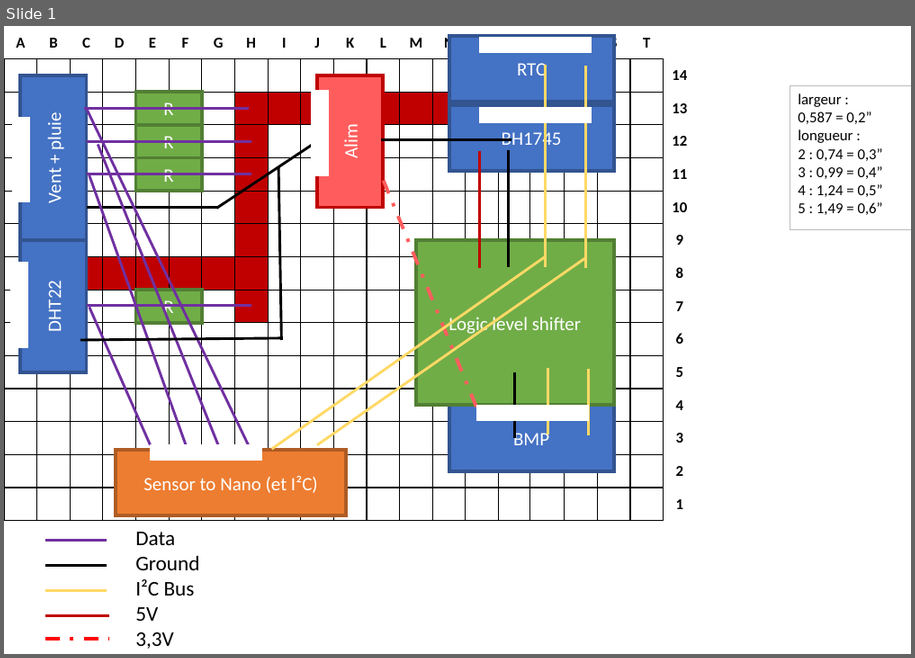
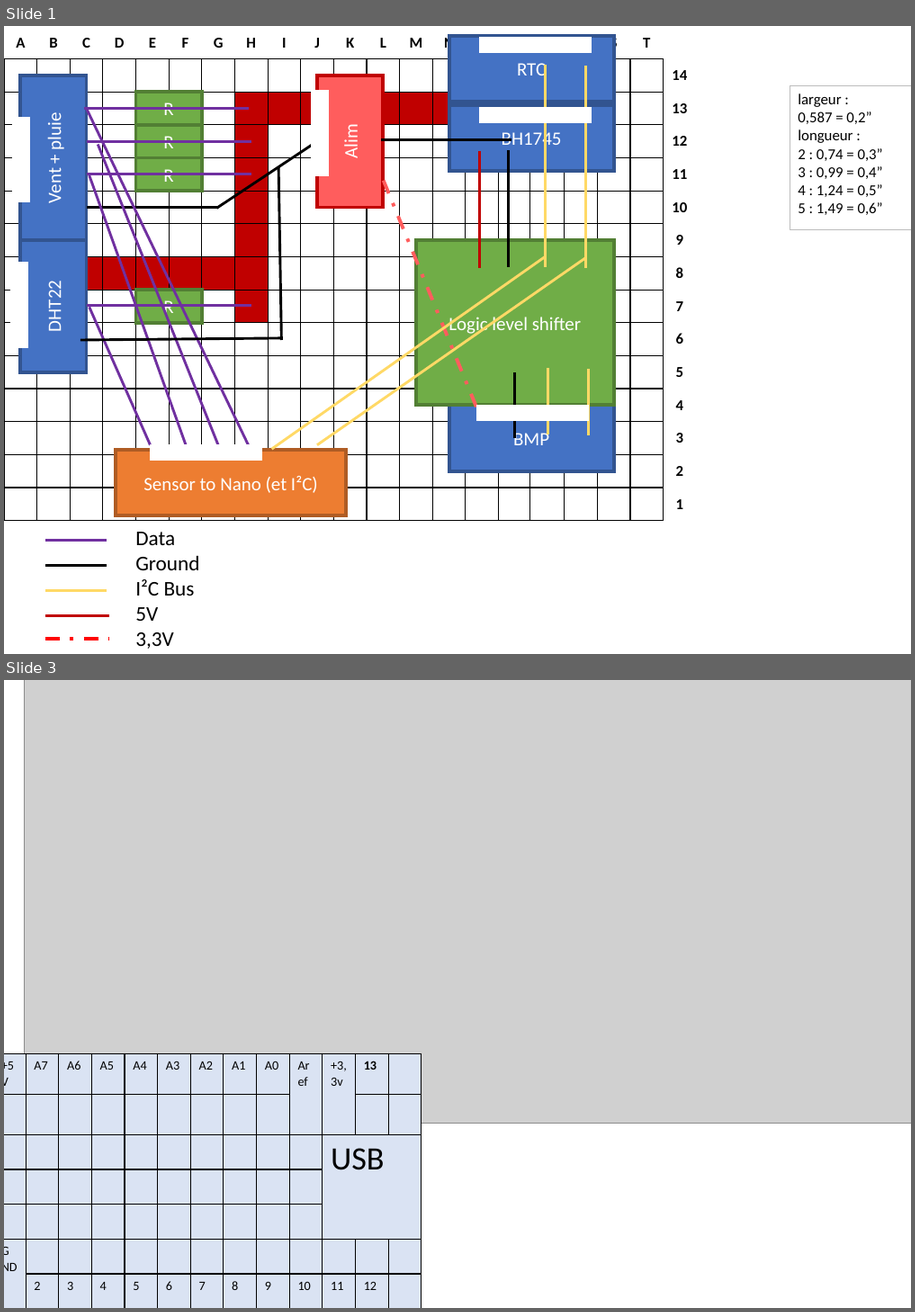
Before and after one commit to brice1401/StationMeteo, a slide deck: Carte.pptx. Shown one above the other, each under a label of ours: slide 1 before the commit, slides 1 and 3 after it; the slides between them are not shown. The pictures are 915x658 and 915x1312 pixels, drawn with LibreOffice and Linux fonts; fonts in the diff are those of the drawing; grey boxes stand for pictures. Boxes give left, top, right and bottom in pixels: in the first picture for what was removed or moved away, otherwise in the second. Text is boxed around its words. In the diff, an @@ line names an element or a change of style, - is before the commit and + after.

```diff
--- a/Carte.pptx
+++ b/Carte.pptx
@@ slide 3 added at [4,680,911,1308], background #FFFFFF @@
@@ picture added at [24,680,911,1123] @@
@@ table added at [4,1054,416,1294], 7 rows, 17 columns @@
+ | Vin | GND | RST | +5V | A7 | A6 | A5 | A4 | A3 | A2 | A1 | A0 | Aref | +3,3v | 13 | 
+ |  |  |  |  |  |  |  |  |  |  |  |  |  |  |  | 
+ |  |  |  |  |  |  |  |  |  |  |  |  |  | USB |  | 
+ |  |  |  |  |  |  |  |  |  |  |  |  |  |  |  | 
+ |  |  |  |  |  |  |  |  |  |  |  |  |  |  |  | 
+ |  |  | RST | GND |  |  |  |  |  |  |  |  |  |  |  | 
+ | TX | RX |  |  | 2 | 3 | 4 | 5 | 6 | 7 | 8 | 9 | 10 | 11 | 12 | 
```
Also in this commit, not shown: 1 slide changed, 1 other file.
